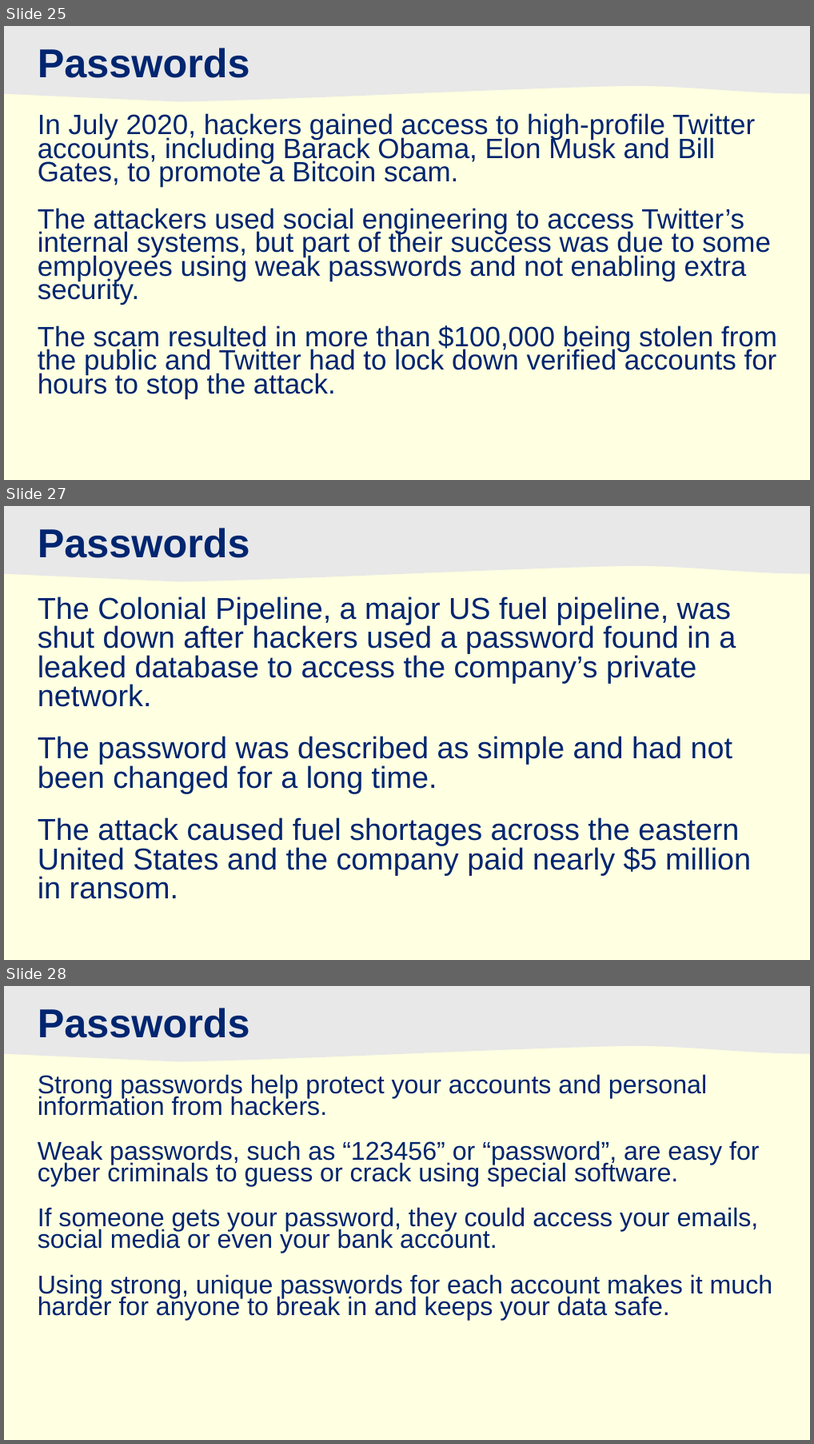
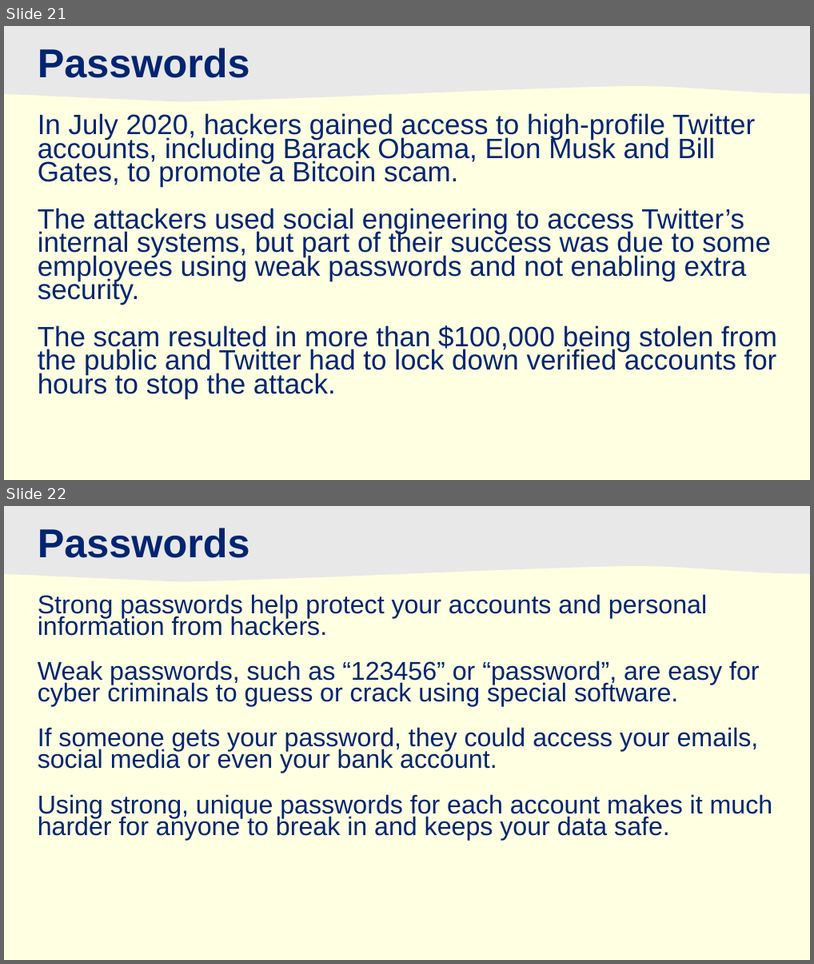
Before and after one commit to JFinnTeacher/TY-Introduction-to-Coding-with-Python, a slide deck: Lesson 05 - Understanding Cyber Threats/02_Cyber_Threats.pptx. Shown one above the other, each under a label of ours: slides 25, 27 and 28 before the commit, slides 21 and 22 after it; the slides between them are not shown. The pictures are 814x1444 and 814x964 pixels, drawn with LibreOffice and Linux fonts; fonts in the diff are those of the drawing; background and template pictures are left out. Boxes give left, top, right and bottom in pixels: in the first picture for what was removed or moved away, otherwise in the second. Text is boxed around its words. In the diff, an @@ line names an element or a change of style, - is before the commit and + after.

```diff
--- a/Lesson 05 - Understanding Cyber Threats/02_Cyber_Threats.pptx
+++ b/Lesson 05 - Understanding Cyber Threats/02_Cyber_Threats.pptx
@@ slide 27 removed at (x1=4, y1=506, x2=810, y2=960), background #FFFFE1; not listed: 1 template element that a slide beside it also shows @@
@@ title removed at (x1=38, y1=528, x2=250, y2=558) @@
-Passwords
@@ text removed at (x1=38, y1=596, x2=751, y2=899) @@
-The Colonial Pipeline, a major US fuel pipeline, was shut down after hackers used a password found in a leaked database to access the company’s private network.
-The password was described as simple and had not been changed for a long time.
-The attack caused fuel shortages across the eastern United States and the company paid nearly $5 million in ransom.
@@ what was slide 25 is now slide 21 @@
@@ what was slide 28 is now slide 22 @@
```
Also in this commit, not shown: 1 slide changed, 18 other slides removed, 9 other files.
